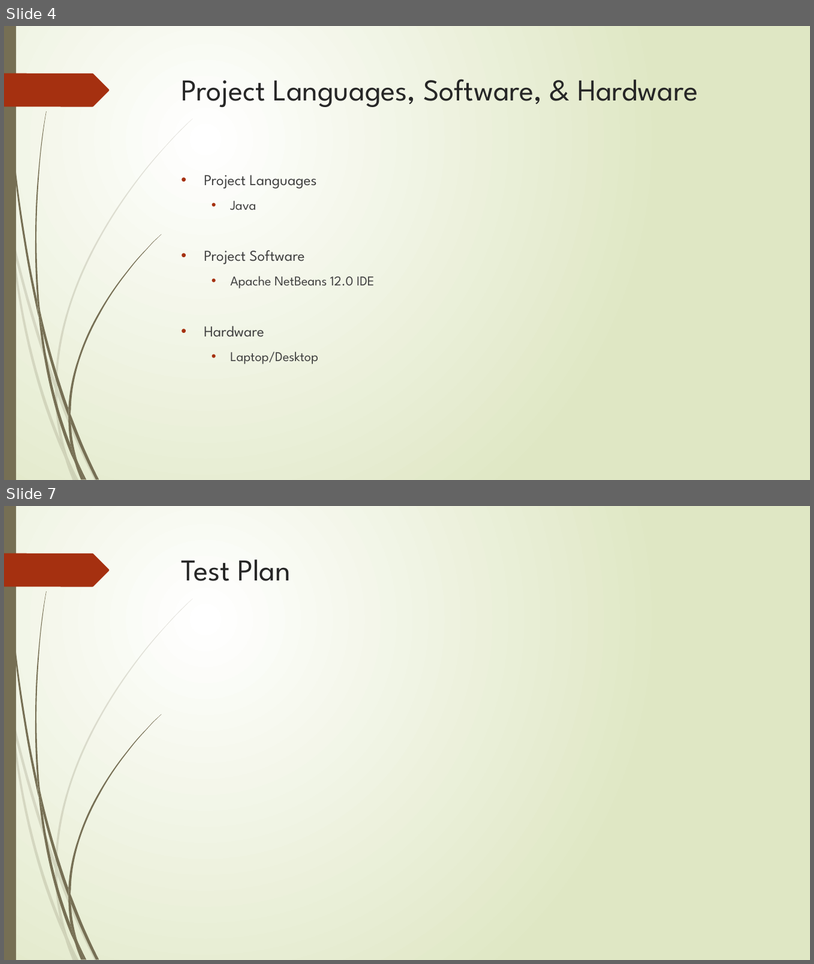
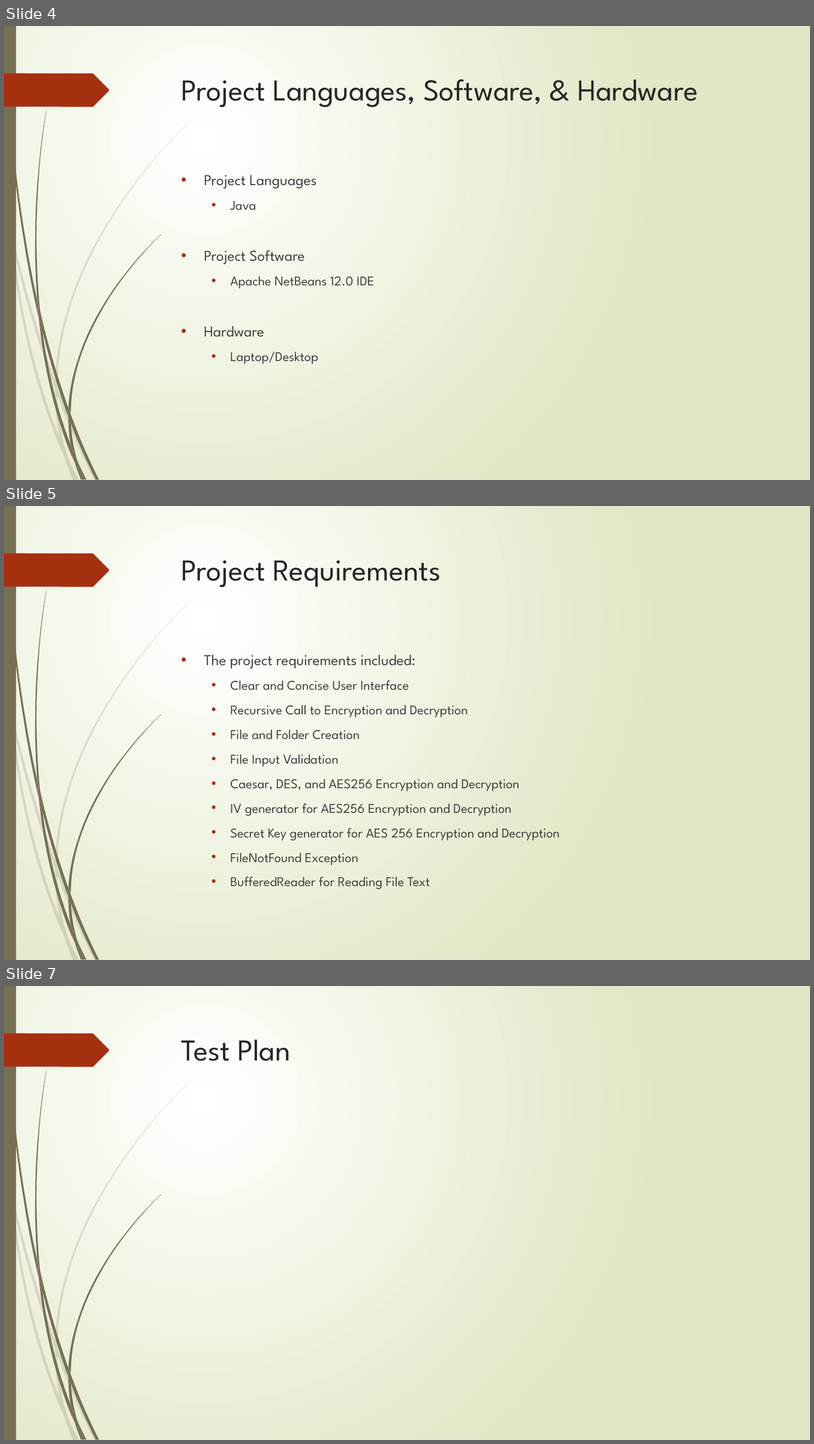
Before and after one commit to trevorabel/trevorabel.github.io, a slide deck: Senior Project Defense Slides.pptx. Shown one above the other, each under a label of ours: slides 4 and 7 before the commit, slides 4, 5 and 7 after it; the slides between them are not shown. The pictures are 814x964 and 814x1444 pixels, drawn with LibreOffice and Linux fonts; fonts in the diff are those of the drawing. Boxes give left, top, right and bottom in pixels: in the first picture for what was removed or moved away, otherwise in the second. Text is boxed around its words. In the diff, an @@ line names an element or a change of style, - is before the commit and + after.

```diff
--- a/Senior Project Defense Slides.pptx
+++ b/Senior Project Defense Slides.pptx
@@ slide 5 added at (x1=4, y1=506, x2=810, y2=960), background gradient #FFFFFF to #DFE8C4; not listed: 24 template elements that a slide beside it also shows @@
@@ title added at (x1=182, y1=560, x2=441, y2=587), 36 pt, text #262626 @@
+Project Requirements
@@ text added at (x1=204, y1=654, x2=560, y2=889), 16 pt, text #404040 @@
+• The project requirements included:
+  • Clear and Concise User Interface
+  • Recursive Call to Encryption and Decryption
+  • File and Folder Creation
+  • File Input Validation
+  • Caesar, DES, and AES256 Encryption and Decryption
+  • IV generator for AES256 Encryption and Decryption
+  • Secret Key generator for AES 256 Encryption and Decryption
+  • FileNotFound Exception
+  • BufferedReader for Reading File Text
```
Also in this commit, not shown: 2 slides changed, 1 other slide added, 2 slides removed.
